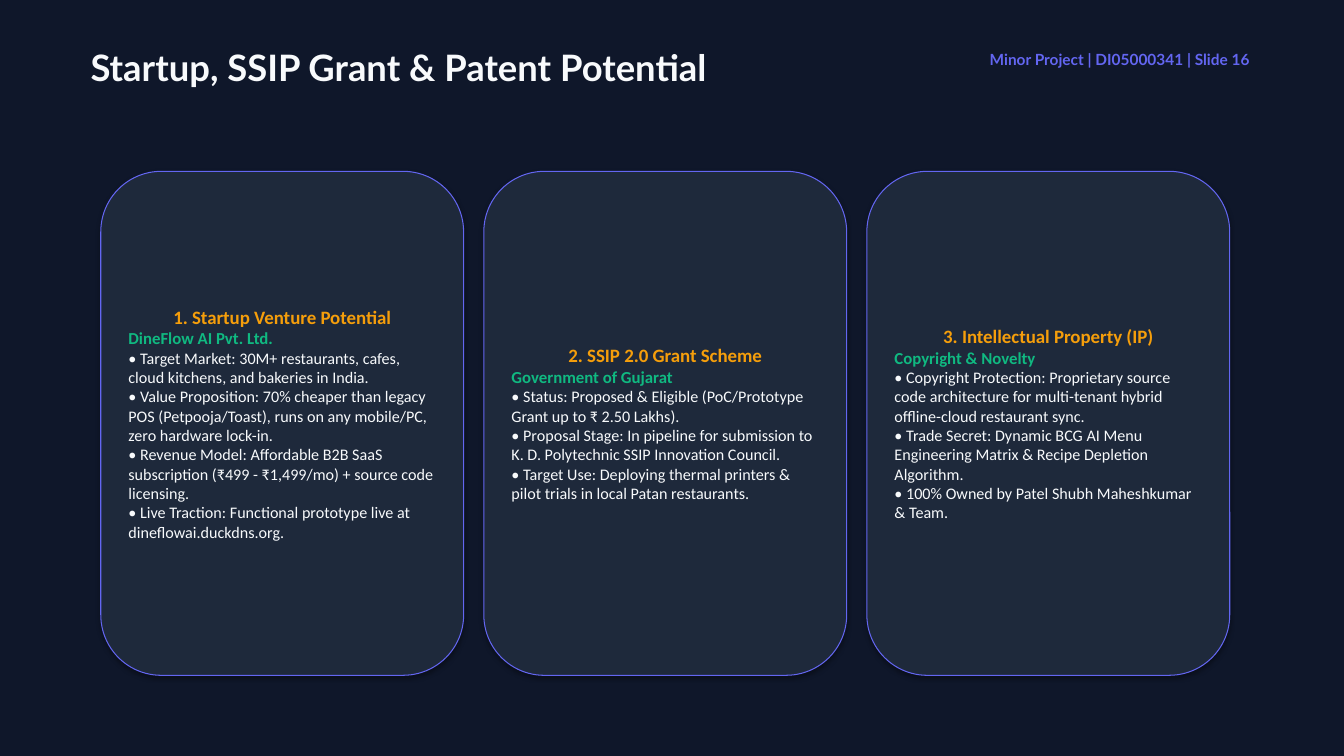
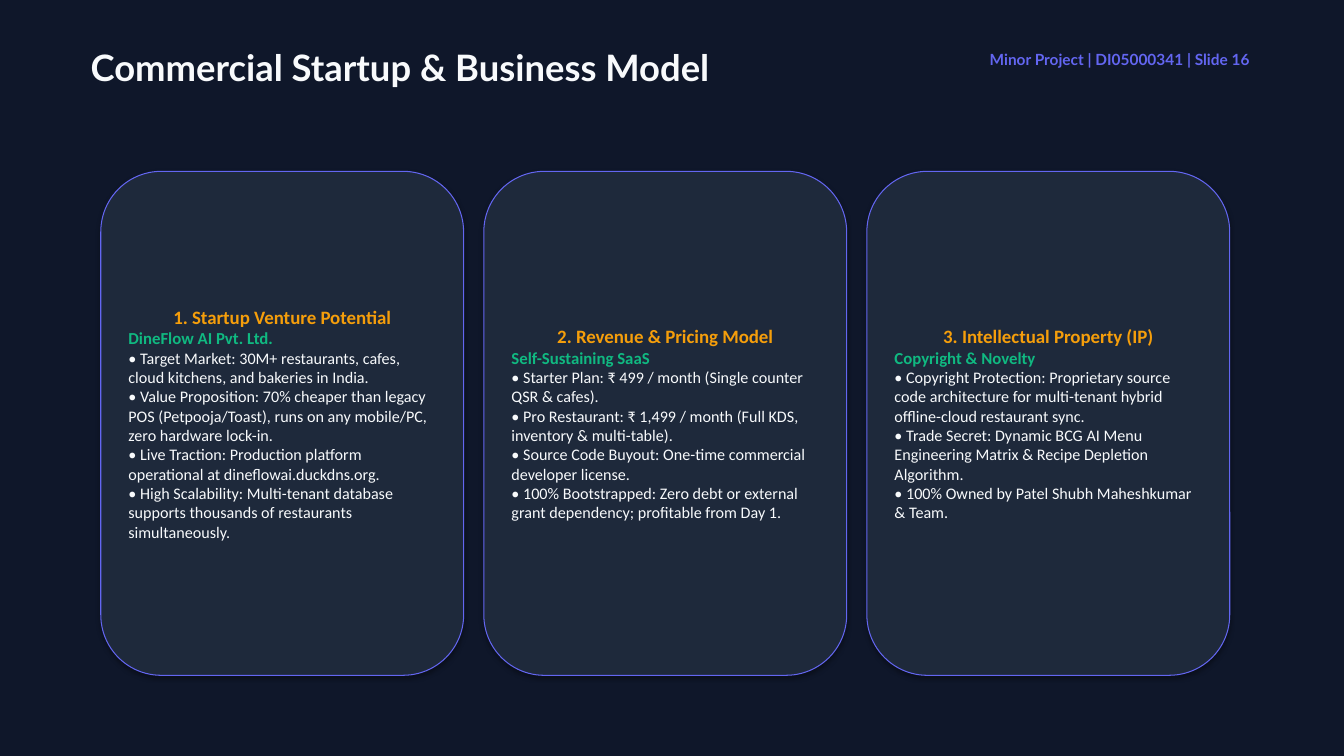
Before and after one commit to Shubh-Patel-07/DineFlow-AI, a slide deck: slide 16 of docs/DineFlow_AI_GTU_Minor_Project_Presentation.pptx. Drawn at 1344x756 pixels with LibreOffice and Linux fonts; fonts in the diff are those of the drawing. Boxes give left, top, right and bottom in pixels: in the first picture for what was removed or moved away, otherwise in the second. Text is boxed around its words. In the diff, an @@ line names an element or a change of style, - is before the commit and + after.

Commit message:
docs(gtu): remove SSIP references and replace with 100% bootstrapped commercial SaaS business model

```diff
--- a/docs/DineFlow_AI_GTU_Minor_Project_Presentation.pptx
+++ b/docs/DineFlow_AI_GTU_Minor_Project_Presentation.pptx
@@ text at <box>91,54,709,87</box>: text changed @@
-Startup, SSIP Grant & Patent Potential
+Commercial Startup & Business Model
@@ text in rounded rectangle at <box>511,329,805,521</box>: text changed @@
-2. SSIP 2.0 Grant Scheme
-Government of Gujarat
-• Status: Proposed & Eligible (PoC/Prototype Grant up to ₹ 2.50 Lakhs).
-• Proposal Stage: In pipeline for submission to K. D. Polytechnic SSIP Innovation Council.
-• Target Use: Deploying thermal printers & pilot trials in local Patan restaurants.
+2. Revenue & Pricing Model
+Self-Sustaining SaaS
+• Starter Plan: ₹ 499 / month (Single counter QSR & cafes).
+• Pro Restaurant: ₹ 1,499 / month (Full KDS, inventory & multi-table).
+• Source Code Buyout: One-time commercial developer license.
+• 100% Bootstrapped: Zero debt or external grant dependency; profitable from Day 1.
@@ text in rounded rectangle at <box>128,353,427,541</box>: text changed @@
-• Target Market: 30M+ restaurants, cafes, cloud kitchens, and bakeries in India.
-• Value Proposition: 70% cheaper than legacy POS (Petpooja/Toast), runs on any mobile/PC, zero hardware lock-in.
-• Revenue Model: Affordable B2B SaaS subscription (₹499 - ₹1,499/mo) + source code licensing.
-• Live Traction: Functional prototype live at dineflowai.duckdns.org.
+• Target Market: 30M+ restaurants, cafes, cloud kitchens, and bakeries in India.
+• Value Proposition: 70% cheaper than legacy POS (Petpooja/Toast), runs on any mobile/PC, zero hardware lock-in.
+• Live Traction: Production platform operational at dineflowai.duckdns.org.
+• High Scalability: Multi-tenant database supports thousands of restaurants simultaneously.
```
Also in this commit, not shown: 2 other slides changed, 1 other file.
